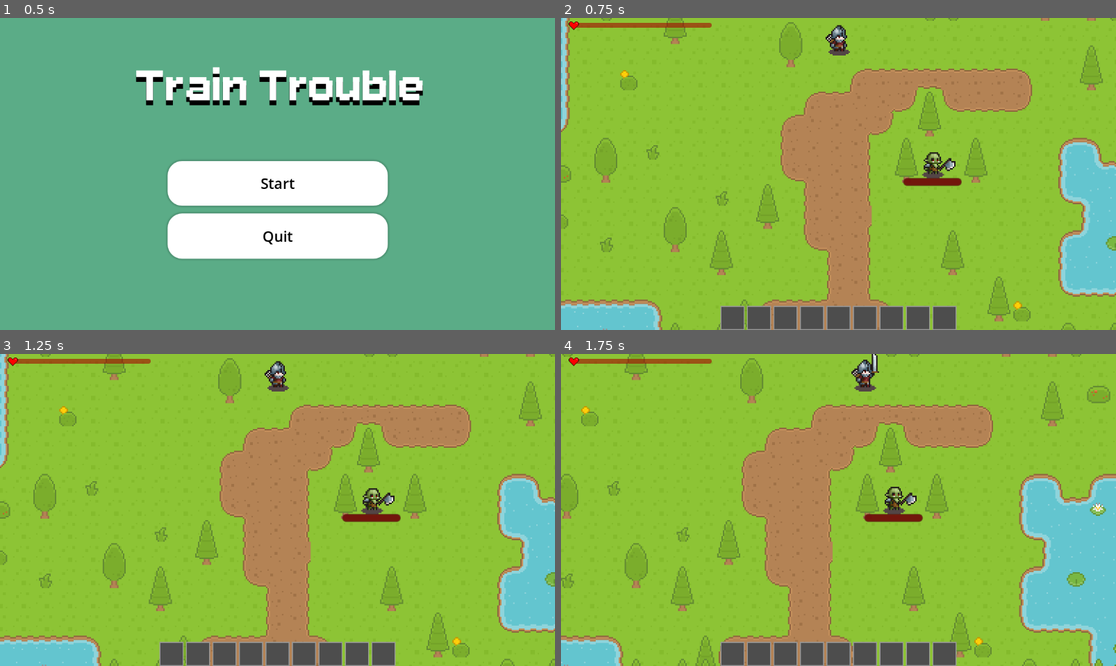
Above: before the commit, frames 1-4 (two rows, left to right).
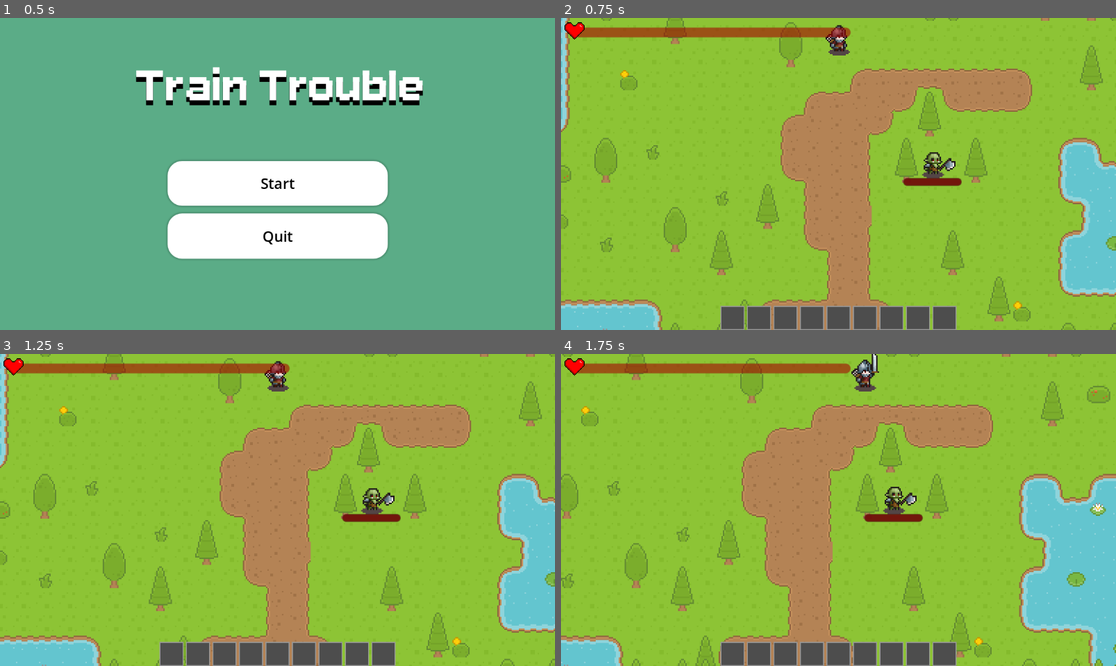
Above: after the commit, the same moments.

Repository: EyeAmTheOne/CS180_Project
Game: Godot game, scene res://ui/menus/MainMenu.tscn
Same seed, same stepped clock (60 frames per second), same inputs: the game is played once before the commit and once after it.
Inputs:
- Up to frame 1 (0.5 s): no input
- Up to frame 2 (0.75 s): click "Start" at 0.5 s
- Up to frame 3 (1.25 s): no input
- Up to frame 4 (1.75 s): hold D (right) from 1.28 s (still down); tap F (attack) at 1.35 s

Frame 1 is identical in both runs. In frame 2, 2.1% of the frame differs, in the area x 0-53%, y 1-7%; in frame 3, 2.1%; in frame 4, 2.1%.

Commit message:
Fix death bug with player not properly playing death animation
*Also increase size of health bar on screen

Diff:
--- a/player/Player.tscn
+++ b/player/Player.tscn
@@ -581,9 +581,10 @@
 modulate = Color(0.89478207, 2.4546682e-06, 7.70092e-07, 1)
 layout_mode = 0
 offset_left = 25.0
-offset_top = 10.0
+offset_top = 20.0
 offset_right = 313.0
-offset_bottom = 20.0
+offset_bottom = 30.0
+scale = Vector2(2, 2)
 theme_override_font_sizes/font_size = 8
 value = 100.0
 allow_greater = true
@@ -591,7 +592,8 @@
 script = ExtResource("12_uewl2")
 
 [node name="PixelHeart" type="Sprite2D" parent="PlayerStatsUI/HealthUI"]
-position = Vector2(25, 20)
+position = Vector2(25, 35)
+scale = Vector2(2, 2)
 texture = ExtResource("19_ofhxi")
 
 [connection signal="animation_finished" from="AnimatedSprite2D" to="." method="_on_animated_sprite_2d_animation_finished"]
--- a/player/player.gd
+++ b/player/player.gd
@@ -81,6 +81,10 @@
 			if stun:
 				stun = false
 				animated_player.stop()
+
+			if current_attack:
+				cancel_attack()
+
 			animated_sprite.play("death")
 			player_dead = true
 
@@ -113,6 +117,11 @@
 		stun = true
 		animated_player.play("Hurt")
 
+func cancel_attack():
+	if current_attack:
+		current_attack = false
+		animated_player.stop()
+
 # Diego: show UI popup when picking up items
 func _show_pickup_popup(text: String) -> void:
 	var ui = get_tree().get_first_node_in_group("ui")
--- a/systems/ai/enemy.gd
+++ b/systems/ai/enemy.gd
@@ -92,6 +92,5 @@
 
 func cancel_attack():
 	if current_attack:
-		print("COUNTER HIT")
 		current_attack = false
 		animation_player.stop()
